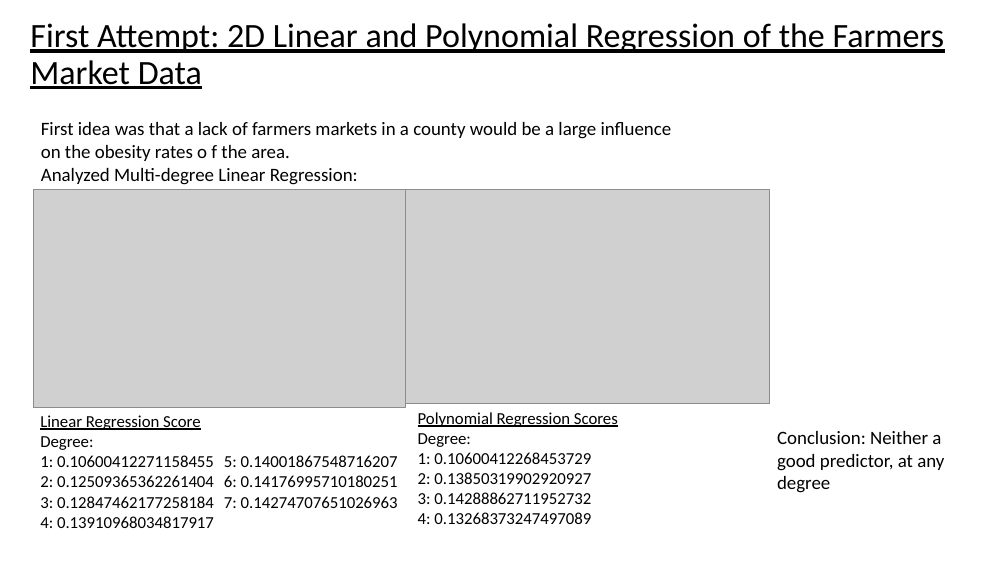
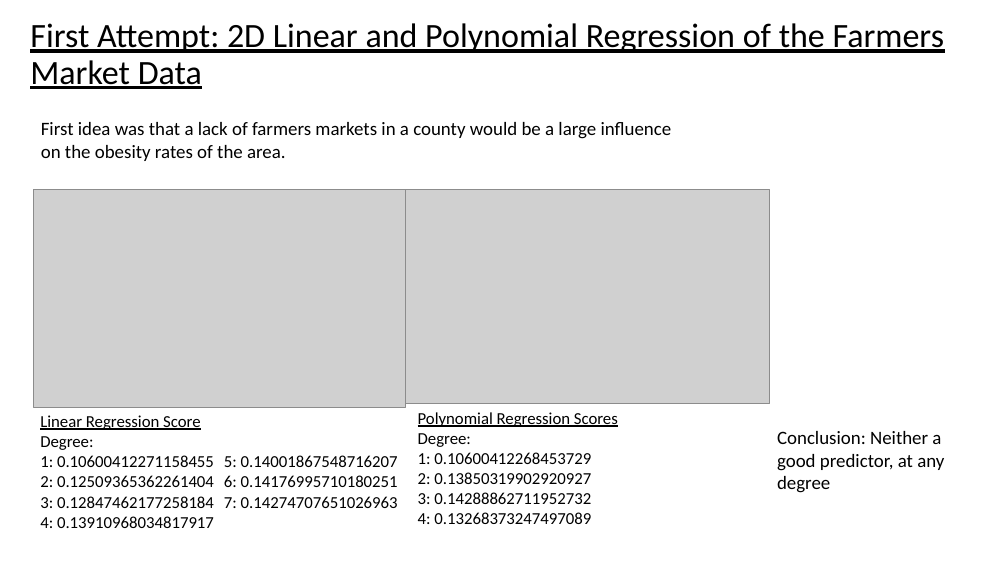
Before and after one commit to ahellman21/ASH, a slide deck: slide 6 of Presentation2.pptx. Drawn at 1008x567 pixels with LibreOffice and Linux fonts; fonts in the diff are those of the drawing; grey boxes stand for pictures. Boxes give left, top, right and bottom in pixels: in the first picture for what was removed or moved away, otherwise in the second. Text is boxed around its words. In the diff, an @@ line names an element or a change of style, - is before the commit and + after.

```diff
--- a/Presentation2.pptx
+++ b/Presentation2.pptx
@@ text at (41, 122, 672, 161): text changed @@
-First idea was that a lack of farmers markets in a county would be a large influence on the obesity rates o f the area.
-Analyzed Multi-degree Linear Regression:
+First idea was that a lack of farmers markets in a county would be a large influence on the obesity rates of the area.
```
Also in this commit, not shown: 3 other slides changed.
